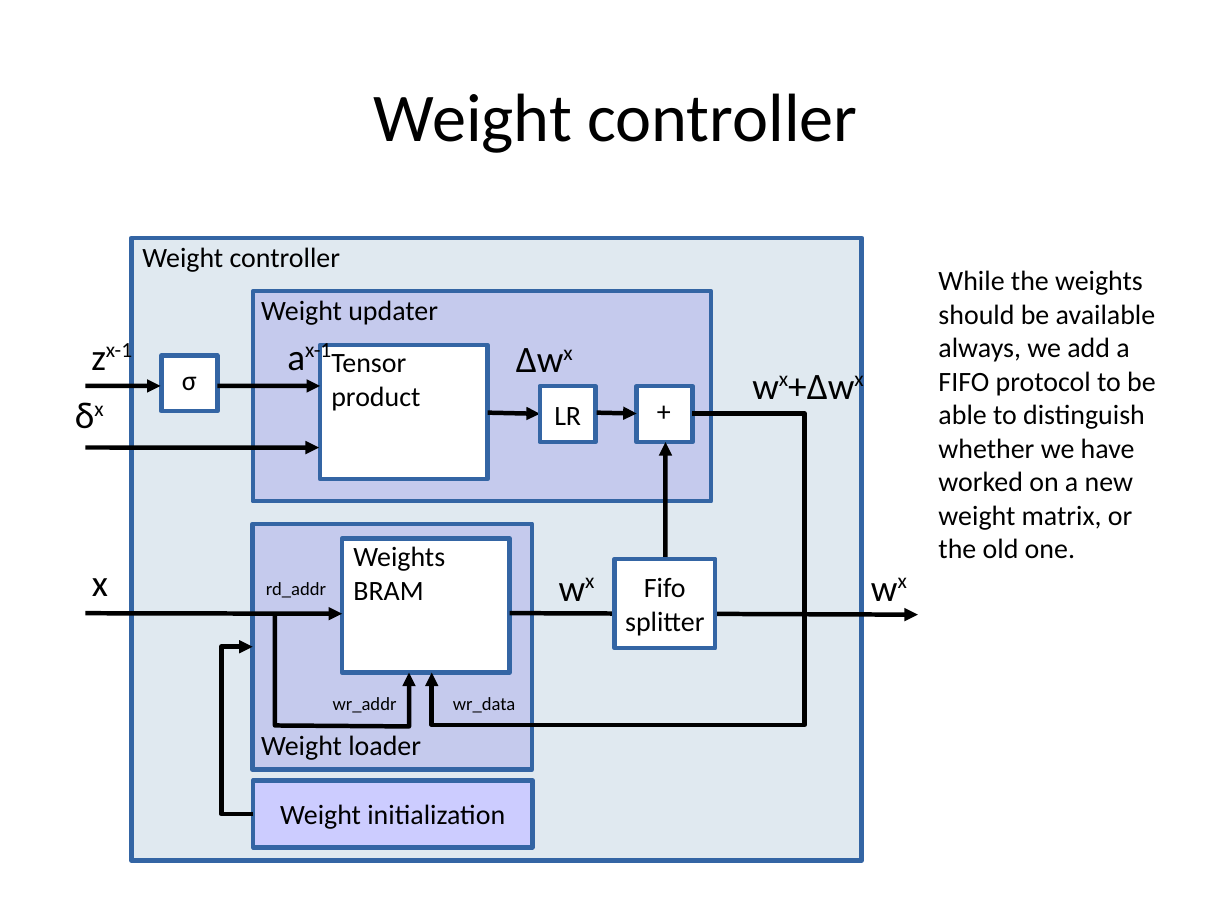
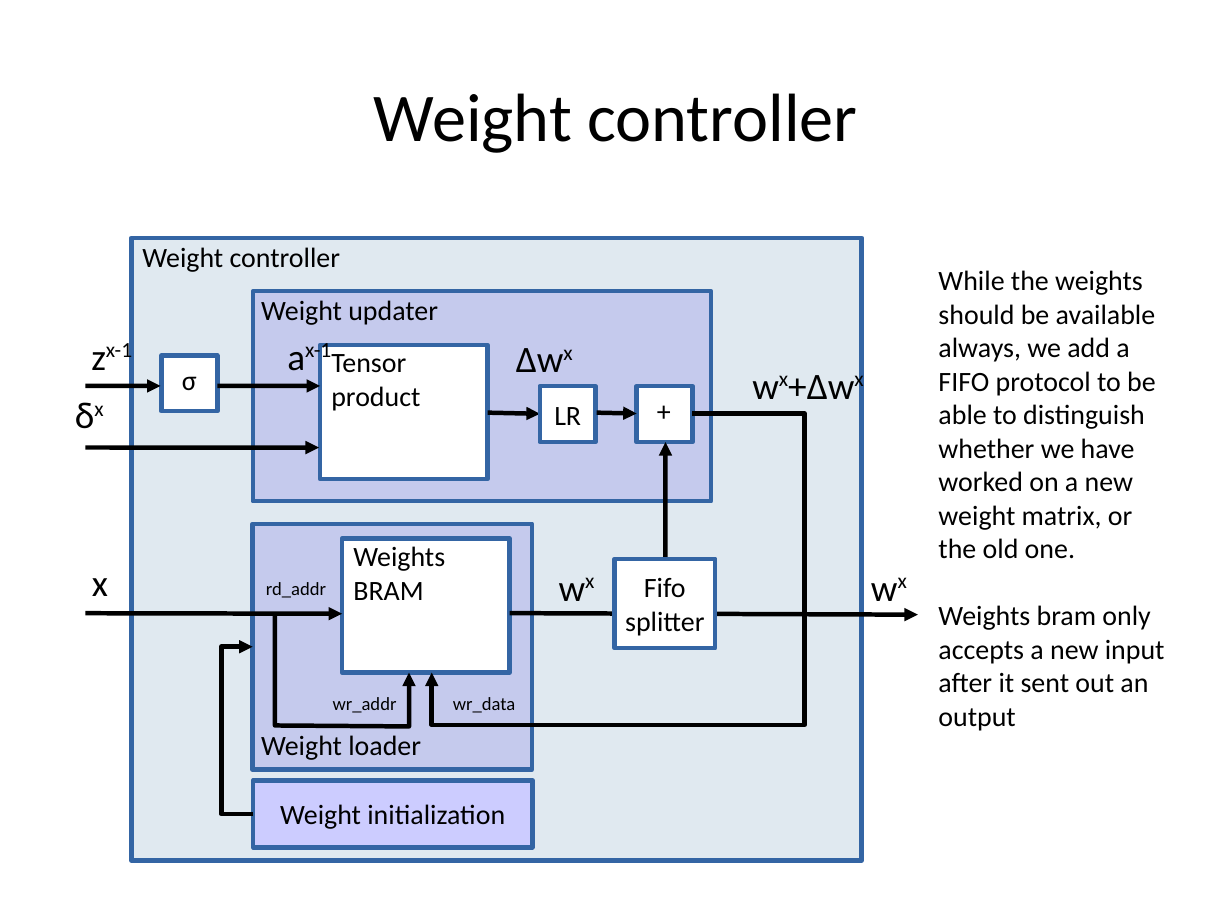
Before and after one commit to MihailoIsakov/layer_multiplex_nn, a slide deck: slide 24 of backpropagation/docs/doc.odp. Drawn at 1232x924 pixels with LibreOffice and Linux fonts; fonts in the diff are those of the drawing. Boxes give left, top, right and bottom in pixels: in the first picture for what was removed or moved away, otherwise in the second. Text is boxed around its words. In the diff, an @@ line names an element or a change of style, - is before the commit and + after.

```diff
--- a/backpropagation/docs/doc.odp
+++ b/backpropagation/docs/doc.odp
@@ text at box(938, 605, 1165, 731): paragraph added @@
+Weights bram only accepts a new input after it sent out an output
```
Also in this commit, not shown: 1 other file.
